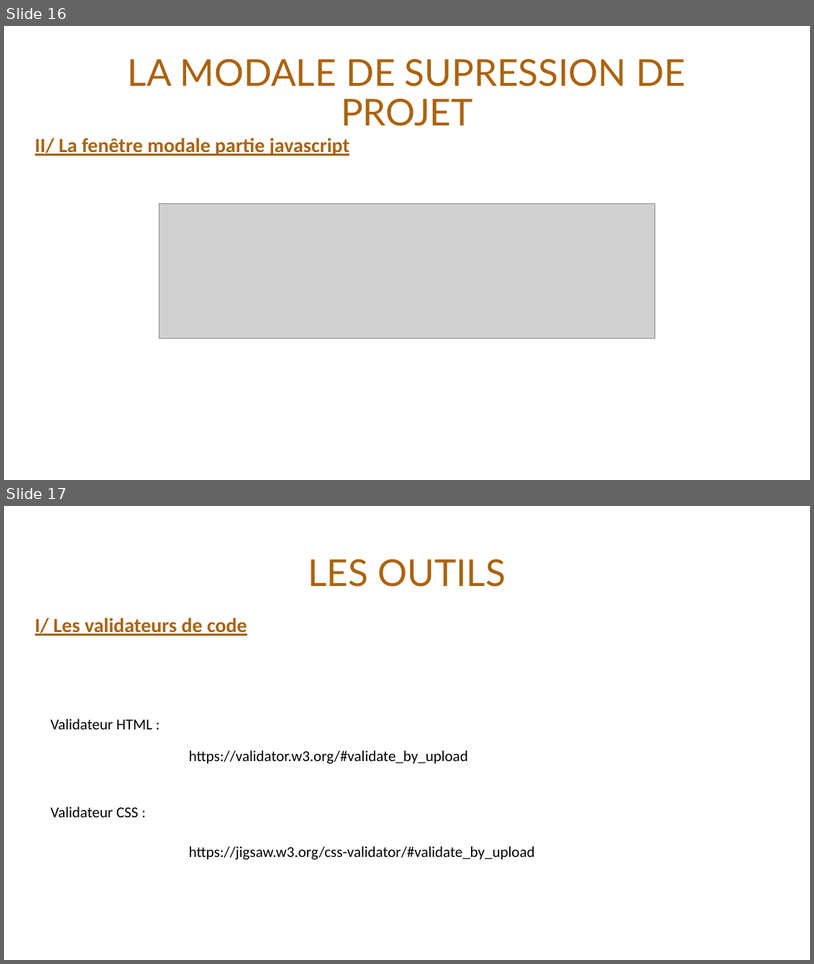
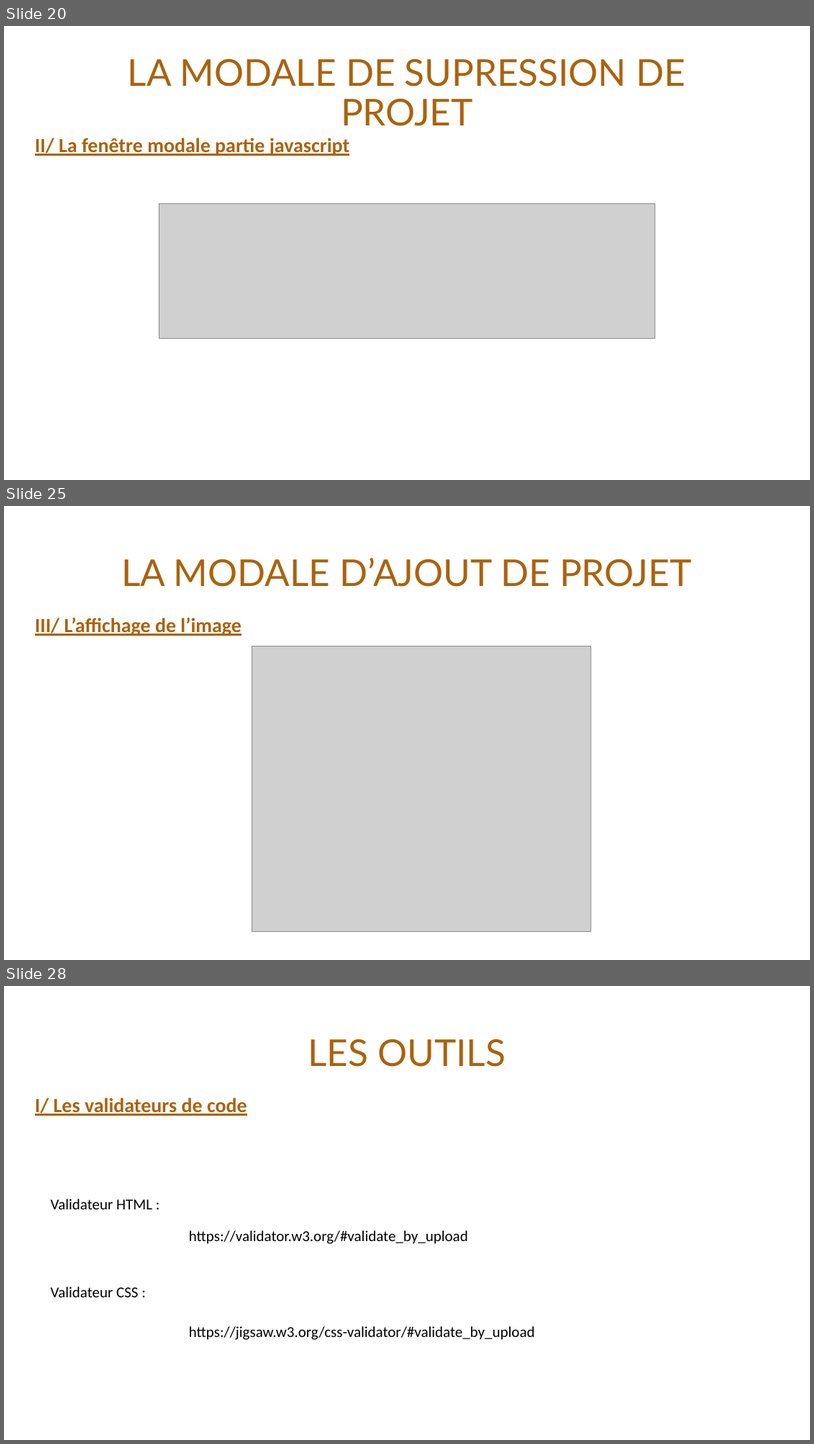
Before and after one commit to VinceDS99/Projet-3-Bluel, a slide deck: Bluel.pptx. Shown one above the other, each under a label of ours: slides 16 and 17 before the commit, slides 20, 25 and 28 after it; the slides between them are not shown. The pictures are 814x964 and 814x1444 pixels, drawn with LibreOffice and Linux fonts; fonts in the diff are those of the drawing; grey boxes stand for pictures. Boxes give left, top, right and bottom in pixels: in the first picture for what was removed or moved away, otherwise in the second. Text is boxed around its words. In the diff, an @@ line names an element or a change of style, - is before the commit and + after.

Commit message:
Finalisation projet Bluel

```diff
--- a/Bluel.pptx
+++ b/Bluel.pptx
@@ slide 25 added at [4, 506, 810, 960], background #FFFFFF @@
@@ title added at [121, 558, 692, 587], 44 pt, text #AB620D @@
+LA MODALE D’AJOUT DE PROJET
@@ text added at [35, 617, 242, 636], 24 pt, text #AB620D, bold, underline @@
+III/ L’affichage de l’image
@@ picture added at [252, 646, 592, 932] @@
@@ what was slide 16 is now slide 20 @@
@@ what was slide 17 is now slide 28 @@
```
Also in this commit, not shown: 4 slides changed, 10 other slides added, 25 other files.
